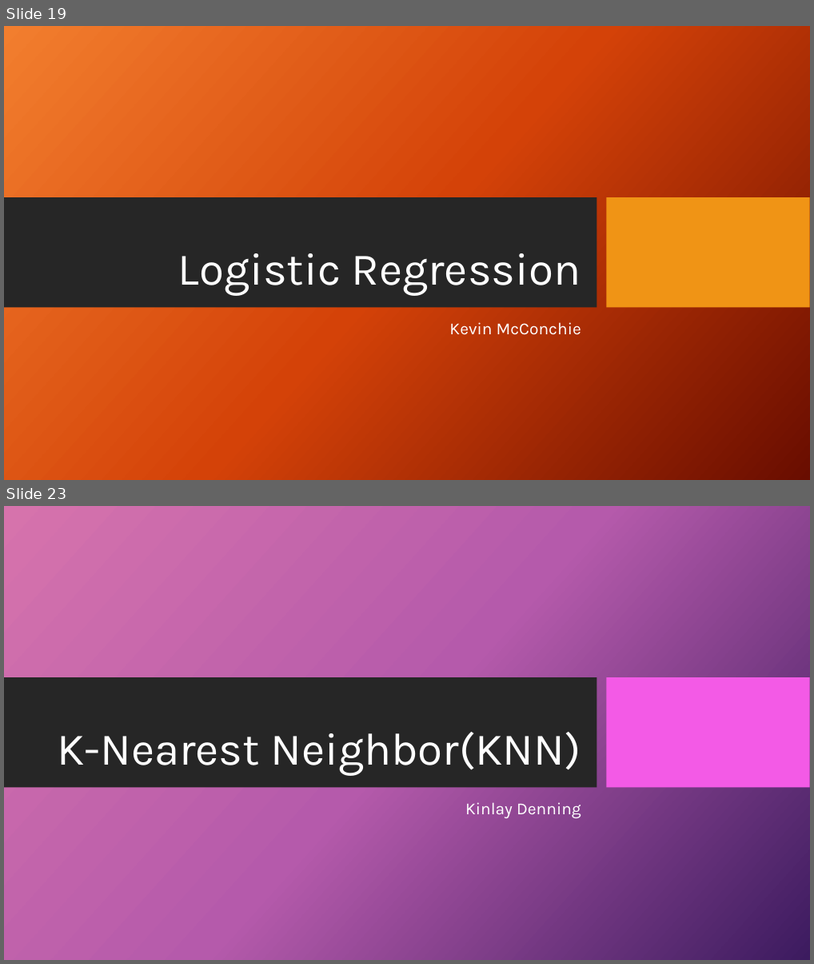
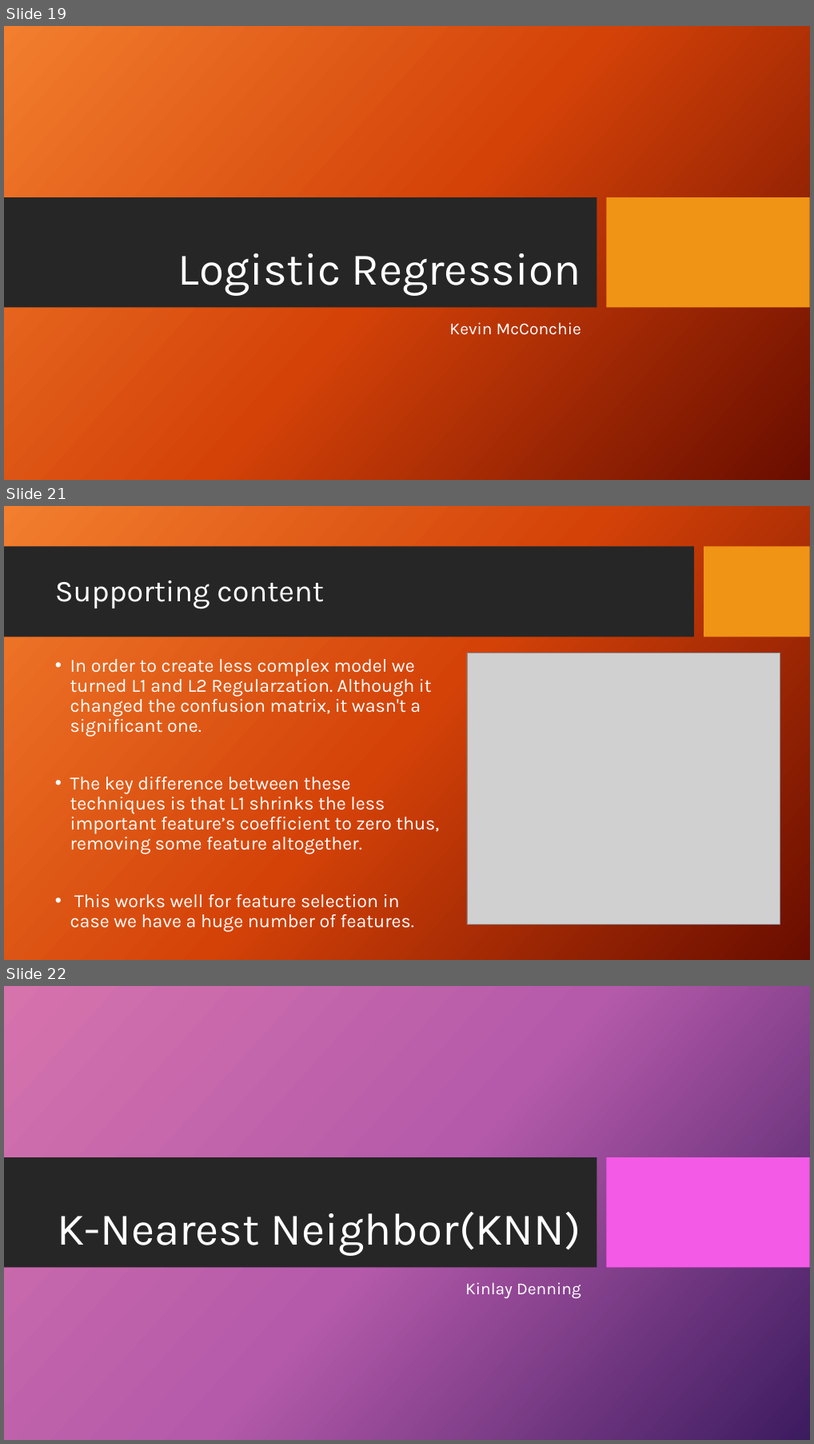
Before and after one commit to Kevin-McConchie/project4fork, a slide deck: Telecom Customer Churn - Presentation.pptx. Shown one above the other, each under a label of ours: slides 19 and 23 before the commit, slides 19, 21 and 22 after it; the slides between them are not shown. The pictures are 814x964 and 814x1444 pixels, drawn with LibreOffice and Linux fonts; fonts in the diff are those of the drawing; grey boxes stand for pictures; background and template pictures are left out. Boxes give left, top, right and bottom in pixels: in the first picture for what was removed or moved away, otherwise in the second. Text is boxed around its words. In the diff, an @@ line names an element or a change of style, - is before the commit and + after.

Commit message:
update to models html and presentation

```diff
--- a/Telecom Customer Churn - Presentation.pptx
+++ b/Telecom Customer Churn - Presentation.pptx
@@ slide 21 added at (4,506,810,960), background picture (left out) @@
@@ rectangle added at (4,547,694,637), fill #262626 @@
@@ rectangle added at (705,547,810,637), fill #F09415 @@
@@ title added at (55,580,324,608), 36 pt, text #FFFFFF @@
+Supporting content
@@ text added at (70,659,439,931), 22.2 pt, text #FFFFFF @@
+• In order to create less complex model we turned L1 and L2 Regularzation. Although it changed the confusion matrix, it wasn't a significant one.
+• The key difference between these techniques is that L1 shrinks the less important feature’s coefficient to zero thus, removing some feature altogether.
+• This works well for feature selection in case we have a huge number of features.
@@ picture added at (467,652,780,924) @@
@@ what was slide 23 is now slide 22 @@
```
Also in this commit, not shown: 2 slides changed, 1 other slide added, 3 slides removed, 15 other files.
